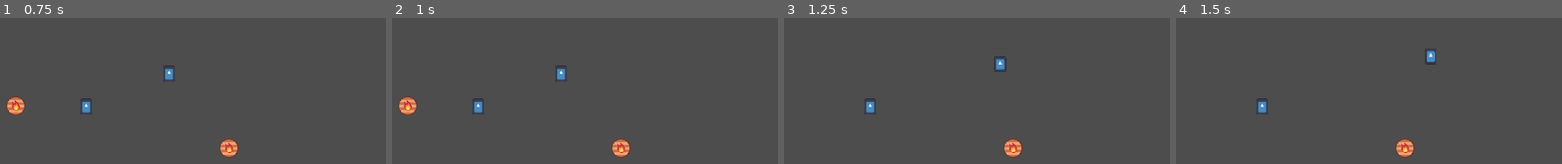
Above: before the commit, frames 1-4 (left to right).
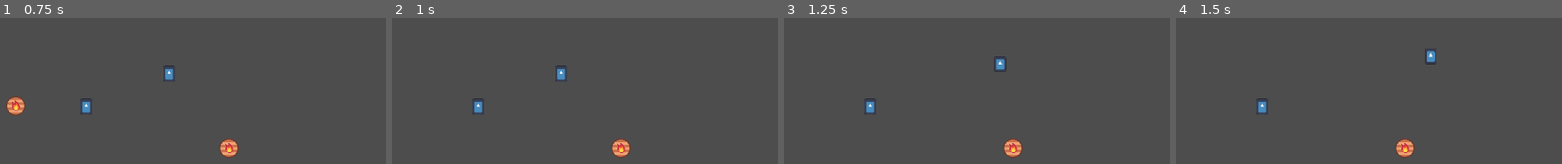
Above: after the commit, the same moments.

Repository: zazak03/kaboum
Game: Godot game, scene res://barrel_playground.tscn
Same seed, same stepped clock (60 frames per second), same inputs: the game is played once before the commit and once after it. This scene is started directly instead of the project's main scene. The engine's default icon, where the game draws it, is replaced by a stand-in: a white triangle on a blue panel in a dark square.
Inputs (mouse positions are in pixels of both pictures, inside the frame that each line leads up to):
- Up to frame 1 (0.75 s): tap Enter at 0.5 s; move the mouse to (outside the picture) at 0.52 s; click (outside the picture) at 0.6 s
- Up to frame 2 (1 s): no input
- Up to frame 3 (1.25 s): no input
- Up to frame 4 (1.5 s): tap Space at 1.25 s; move the mouse to (outside the picture) at 1.27 s; click (outside the picture) at 1.35 s

Frame 1 is identical in both runs. In frame 2, 0.5% of the frame differs, in the area x 1-7%, y 53-67%; in frame 3, nothing differs; in frame 4, nothing differs.
Error after the commit: Invalid access to property or key 'game_is_playing' on a base object of type 'null instance'. (res://Barel.gd:23)

Commit message:
playinnnng

Diff:
--- a/Barel.gd
+++ b/Barel.gd
@@ -16,11 +16,11 @@
 		if "debris" in debris.get_groups():
 			var direction = (debris.global_position - $Barrel.global_position)
 			debris.apply_impulse(direction.normalized() * (largeur_area2D - $Barrel.global_position.distance_to(debris.global_position)) * force)
-	queue_free()
+	hide()
 
 # Called every frame. 'delta' is the elapsed time since the previous frame.
 func _process(delta):
-	if true:
+	if get_tree().root.get_node("home").game_is_playing:
 		for body in $Barrel/hitbox.get_overlapping_bodies():
 			if "debris" in body.get_groups():
 				vie -= 1
